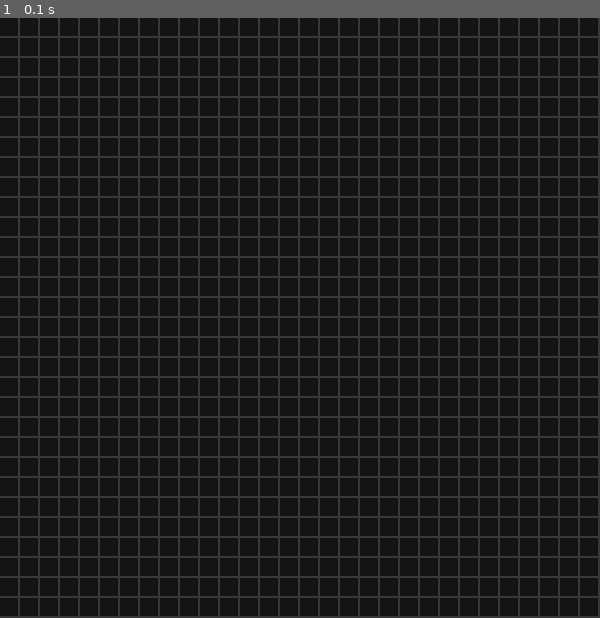
Above: before the commit, frame 1.
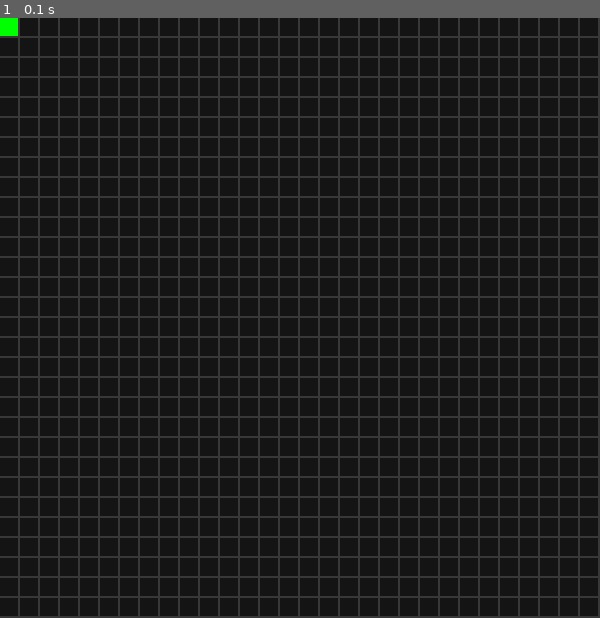
Above: after the commit, the same moment.

Repository: appleshoops/Pathfinder
Game: pygame game, started from findgame_pygame.py
Same seed, same stepped clock (60 frames per second), same inputs: the game is played once before the commit and once after it.
Inputs:
- Up to frame 1 (0.1 s): no input

The runs differ from the first frame. In frame 1, less than 0.1% of the frame differs, in the area x 0-3%, y 0-3%.

Commit message:
added square states

Diff:
--- a/findgame_pygame.py
+++ b/findgame_pygame.py
@@ -17,6 +17,9 @@
     def __init__(self, i, j):
         self.x = i
         self.y = j
+        self.start = False
+        self.wall = False
+        self.end = False
     def draw(self, win, colour):
         pygame.draw.rect(win, colour, (self.x * square_width, self.y * square_height, square_width - 2, square_height -2))
 
@@ -26,15 +29,36 @@
         arr.append(square(i, j))
     grid.append(arr)
 
+start_square = grid[0][0]
+start_square.start = True
+
 window = pygame.display.set_mode((width, height))
 pygame.display.set_caption("Pathfinding App")
 
 def main():
+    begin_search = False
+    target_square_set = False
+
     while True:
         for event in pygame.event.get():
             if event.type == pygame.QUIT:
                 pygame.quit()
                 sys.exit()
+            elif event.type == pygame.MOUSEMOTION:
+                x = pygame.mouse.get_pos()[0]
+                y = pygame.mouse.get_pos()[1]
+                if event.buttons[0]:
+                    i = x // square_width
+                    j = y // square_height
+                    grid[i][j].wall = True
+                if event.buttons[2] and not target_square_set:
+                    i = x // square_width
+                    j = y // square_height
+                    end_square = grid[i][j]
+                    end_square.end = True
+                    end_square_set = True
+            if event.type == pygame.KEYDOWN and target_square_set:
+                begin_search = True
 
         window.fill('grey22')
 
@@ -42,6 +66,8 @@
             for j in range(rows):
                 square = grid[i][j]
                 square.draw(window, "gray8")
+                if square.start:
+                    square.draw(window, "green")
 
         pygame.display.flip()
 
